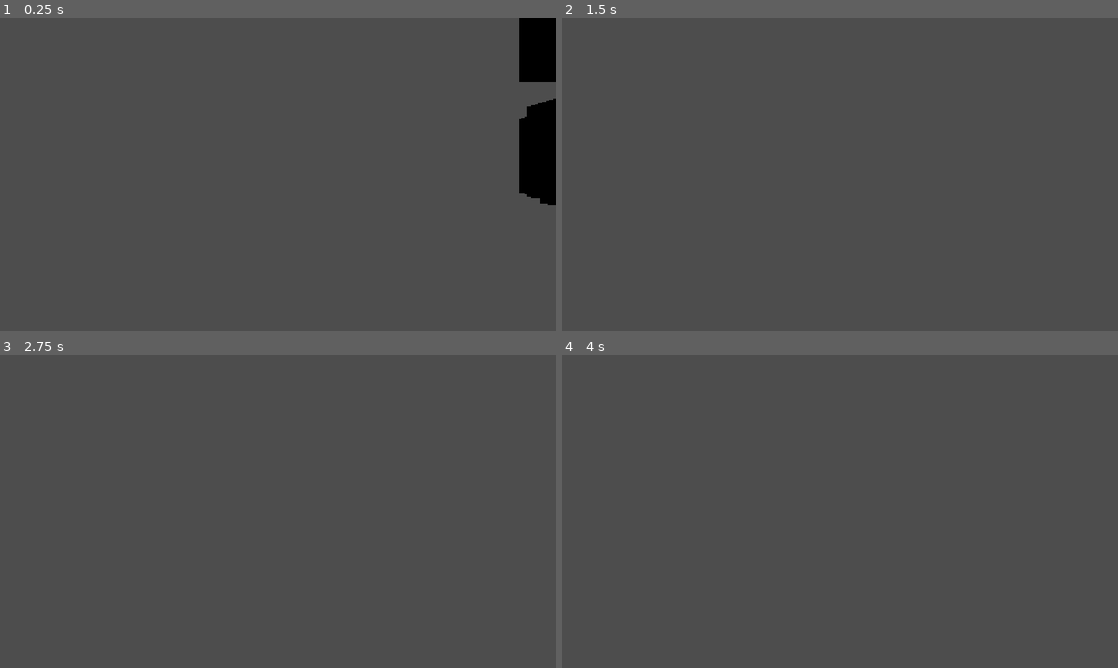
Above: before the commit, frames 1-4 (two rows, left to right).
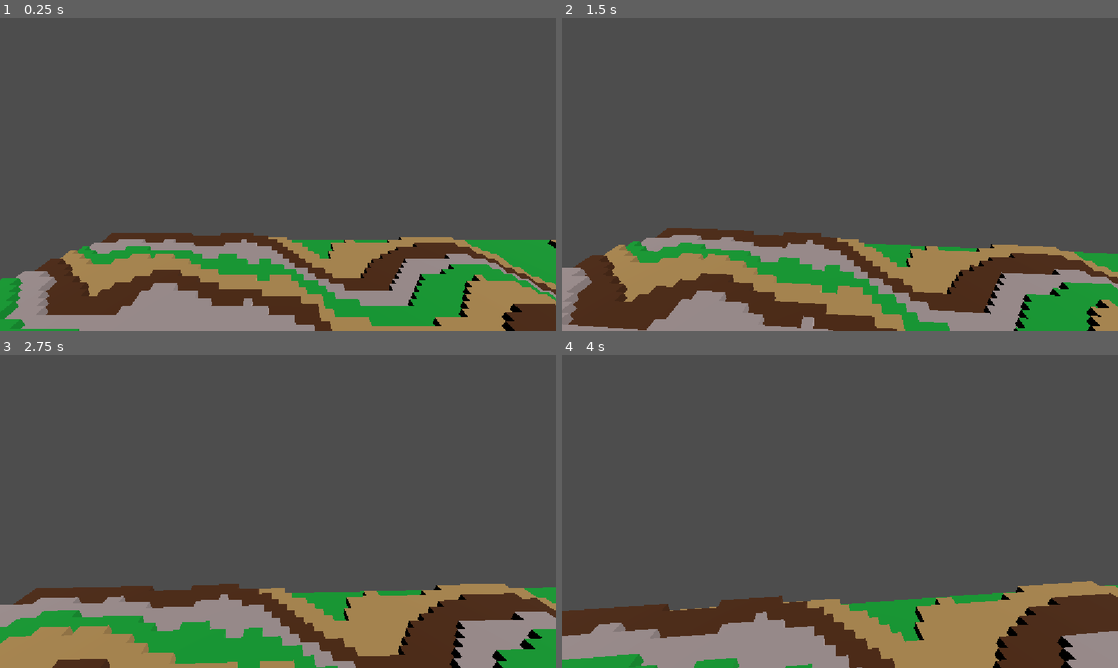
Above: after the commit, the same moments.

Repository: molnara/VoxelSandbox
Game: Godot game, scene res://world.tscn
The game is run twice, just before and just after one commit, with the same random seed, the same clock (stepped at 60 frames per second) and the same inputs.
Inputs (mouse positions are in pixels of both pictures, inside the frame that each line leads up to):
- Up to frame 1 (0.25 s): no input
- Up to frame 2 (1.5 s): tap Enter (ui_accept) at 0.5, 0.77 s; move the mouse to (867, 174) at 0.52 s; hold Up (ui_up) from 0.53 s (still down); tap F (flying) at 0.6, 1.35 s; move the mouse to (812, 174) at 1.27 s
- Up to frame 3 (2.75 s): keep holding Up (ui_up); tap Enter (ui_accept) at 1.52 s; move the mouse to (289, 505) at 2.02 s; tap F (flying) at 2.1 s
- Up to frame 4 (4 s): keep holding Up (ui_up); move the mouse to (834, 517) at 2.77 s; tap F (flying) at 2.85, 3.6 s; tap Enter (ui_accept) at 3.02, 3.77 s; move the mouse to (878, 514) at 3.52 s

The runs differ from the first frame. In frame 1, 32% of the frame differs, in the area x 0-100%, y 0-100%; in frame 2, 28%; in frame 3, 25%; in frame 4, 22%.

Commit message:
Added Chunk support https://www.youtube.com/watch?v=ItAvgeKB0Kk

Diff:
--- a/mesh_instance_3d.gd
+++ b/chunk.gd
@@ -1,8 +1,11 @@
-extends MeshInstance3D
+class_name Chunk extends StaticBody3D
 
 @export var mat: Material
 
-@onready var collision_shape = $StaticBody3D/CollisionShape3D
+@onready var collision_shape = $CollisionShape3D
+@onready var mesh_instance: MeshInstance3D = $MeshInstance3D
+
+var voxels: Dictionary[Vector3, Color] = {}
 
 var surface_array: Array = []
 var vertices = PackedVector3Array()
@@ -53,20 +56,34 @@
 func _ready() -> void:
 	surface_array.resize(Mesh.ARRAY_MAX)
 
-func generate_mesh(data: Dictionary[Vector3, Color]) -> void:
-	for pos in data:
-		var color = data[pos]
-		if not has_neighbour(data, Face.FRONT, pos):
+
+func generate_data(chunk_size: int, max_height: int, noise: Noise, color_array: Array[Color]) -> void:
+		for x in range(chunk_size):
+			for z in range(chunk_size):
+				var rand = ((noise.get_noise_2d(x, z) + 0.5 * noise.get_noise_2d(x * 2, z * 2) + 0.25  * noise.get_noise_2d(x * 4, z * 4)) / 1.75 + 1) / 2
+				var rand_p = pow(rand, 2.1)
+				var height = max_height * rand_p
+
+				if height < position.y: continue
+
+				var local_height = height - position.y
+				for y in range(min(local_height, chunk_size)):
+					voxels[Vector3(x, y, z)] = color_array[y % color_array.size()]
+
+func generate_mesh() -> void:
+	for pos in voxels:
+		var color = voxels[pos]
+		if not has_neighbour(voxels, Face.FRONT, pos):
 			add_face(Face.FRONT, pos, color)
-		if not has_neighbour(data, Face.BACK, pos):
+		if not has_neighbour(voxels, Face.BACK, pos):
 			add_face(Face.BACK, pos, color)
-		if not has_neighbour(data, Face.LEFT, pos):
+		if not has_neighbour(voxels, Face.LEFT, pos):
 			add_face(Face.LEFT, pos, color)
-		if not has_neighbour(data, Face.RIGHT, pos):
+		if not has_neighbour(voxels, Face.RIGHT, pos):
 			add_face(Face.RIGHT, pos, color)
-		if not has_neighbour(data, Face.TOP, pos):
+		if not has_neighbour(voxels, Face.TOP, pos):
 			add_face(Face.TOP, pos, color)
-		if not has_neighbour(data, Face.BOTTOM, pos):
+		if not has_neighbour(voxels, Face.BOTTOM, pos):
 			add_face(Face.BOTTOM, pos, color)
 
 	commit_mesh()
@@ -89,7 +106,7 @@
 	surface_array[Mesh.ARRAY_NORMAL] = normals
 	surface_array[Mesh.ARRAY_COLOR] = colors
 
-	mesh.add_surface_from_arrays(Mesh.PRIMITIVE_TRIANGLES, surface_array)
-	mesh.surface_set_material(0, mat)
+	mesh_instance.mesh.add_surface_from_arrays(Mesh.PRIMITIVE_TRIANGLES, surface_array)
+	mesh_instance.mesh.surface_set_material(0, mat)
 
-	collision_shape.shape = mesh.create_trimesh_shape()
+	collision_shape.shape = mesh_instance.mesh.create_trimesh_shape()
--- /dev/null
+++ b/chunk.tscn
@@ -0,0 +1,17 @@
+[gd_scene format=3 uid="uid://bbi7rye3up40k"]
+
+[ext_resource type="Script" uid="uid://c7feilw7ywv3e" path="res://chunk.gd" id="1_kdh3y"]
+
+[sub_resource type="StandardMaterial3D" id="StandardMaterial3D_aqk2v"]
+vertex_color_use_as_albedo = true
+
+[sub_resource type="ArrayMesh" id="ArrayMesh_036b0"]
+
+[node name="Chunk" type="StaticBody3D" unique_id=244600077]
+script = ExtResource("1_kdh3y")
+mat = SubResource("StandardMaterial3D_aqk2v")
+
+[node name="CollisionShape3D" type="CollisionShape3D" parent="." unique_id=1702188340]
+
+[node name="MeshInstance3D" type="MeshInstance3D" parent="." unique_id=563230744]
+mesh = SubResource("ArrayMesh_036b0")
--- a/player.tscn
+++ b/player.tscn
@@ -18,4 +18,5 @@
 [node name="Head" type="Node3D" parent="." unique_id=343599880]
 
 [node name="EyeCamera" type="Camera3D" parent="Head" unique_id=1043692400]
+transform = Transform3D(1, 0, 0, 0, 0.9174213, 0.3979173, 0, -0.3979173, 0.9174213, 0, 0, 0)
 current = true
--- a/world.gd
+++ b/world.gd
@@ -1,36 +1,30 @@
 extends Node3D
 
-@export var world_size: Vector3 = Vector3(16, 16, 16)
+@export var world_size: Vector3 = Vector3(32, 32, 32)
 @export_range(-1, 1) var cut_off: float = 0.5
 @export var colors: Array[Color]
 
-@onready var mesh_instance: MeshInstance3D = $MeshInstance3D
+@onready var chunk: Chunk = $Chunk
 
 var cubes: int = 0
 var data: Dictionary[Vector3, Color] = {}
 
 func _ready() -> void:
-	Performance.add_custom_monitor("game/cubes", func(): return cubes)
+	Performance.add_custom_monitor("game/cubes", func(): return data.keys().size())
 	Input.mouse_mode = Input.MOUSE_MODE_CAPTURED
 
-	var random_generator = FastNoiseLite.new()
+	var random_noise = FastNoiseLite.new()
+	random_noise.noise_type = FastNoiseLite.TYPE_SIMPLEX
+	random_noise.frequency = 0.003
 
 	var start_time = Time.get_ticks_usec()
 
-	for x in range(world_size.x):
-		for z in range(world_size.z):
-			for y in range(world_size.y):
-				var random = random_generator.get_noise_3d(x, y, z)
-				if random > cut_off:
-					data[Vector3(x, y, z)] = colors[y % colors.size()]
-
-	cubes = data.size()
-
-	mesh_instance.generate_mesh(data)
+	chunk.generate_data(world_size.x, world_size.y, random_noise, colors)
+	chunk.generate_mesh()
 
 	var end_time = Time.get_ticks_usec()
 	var gen_time = (end_time - start_time) / 1000000.0
-	print_debug("Blocks in world: %s\n Gen Time: %s" % [cubes, gen_time])
+	print_debug("Blocks in world: %s\n Gen Time: %s" % [data.keys().size(), gen_time])
 
 func _unhandled_input(event: InputEvent) -> void:
 	if event.is_action_pressed("ui_cancel"):
--- a/world.tscn
+++ b/world.tscn
@@ -2,30 +2,18 @@
 
 [ext_resource type="Script" uid="uid://ddm8yrrlhhppi" path="res://world.gd" id="1_f3sb7"]
 [ext_resource type="PackedScene" uid="uid://m7luxbbbfxfi" path="res://player.tscn" id="2_fj7yv"]
-[ext_resource type="Script" uid="uid://c7feilw7ywv3e" path="res://mesh_instance_3d.gd" id="3_tlwt5"]
-
-[sub_resource type="ArrayMesh" id="ArrayMesh_giaiw"]
-
-[sub_resource type="StandardMaterial3D" id="StandardMaterial3D_tlwt5"]
-vertex_color_use_as_albedo = true
+[ext_resource type="PackedScene" uid="uid://bbi7rye3up40k" path="res://chunk.tscn" id="3_tlwt5"]
 
 [node name="World" type="Node3D" unique_id=756835798]
 script = ExtResource("1_f3sb7")
 world_size = Vector3(128, 32, 128)
 cut_off = 0.30000000000000004
-colors = Array[Color]([Color(0, 0.5176471, 0, 1), Color(0.6806449, 0.61666536, 0.6171363, 1), Color(0, 0.7294118, 0.8392157, 1), Color(0.5415435, 0.28871372, 0, 1)])
+colors = Array[Color]([Color(5.631298e-06, 0.6781467, 0.21015888, 1), Color(0.7414356, 0.5911067, 0.34272853, 1), Color(0.33098203, 0.1684899, 7.219613e-08, 1), Color(0.6806449, 0.61666536, 0.6171363, 1)])
 
 [node name="DirectionalLight3D" type="DirectionalLight3D" parent="." unique_id=631578937]
 transform = Transform3D(0.14644662, -0.8535533, 0.49999997, 0.49999997, 0.49999997, 0.70710677, -0.8535533, 0.14644662, 0.49999997, 0, 0, 0)
 
 [node name="Player" parent="." unique_id=851942102 instance=ExtResource("2_fj7yv")]
-transform = Transform3D(1, 0, 0, 0, 1, 0, 0, 0, 1, 5, 0, 5)
+transform = Transform3D(1, 0, 0, 0, 1, 0, 0, 0, 1, 34.611, 35, 34.154)
 
-[node name="MeshInstance3D" type="MeshInstance3D" parent="." unique_id=913891903]
-mesh = SubResource("ArrayMesh_giaiw")
-script = ExtResource("3_tlwt5")
-mat = SubResource("StandardMaterial3D_tlwt5")
-
-[node name="StaticBody3D" type="StaticBody3D" parent="MeshInstance3D" unique_id=293864902]
-
-[node name="CollisionShape3D" type="CollisionShape3D" parent="MeshInstance3D/StaticBody3D" unique_id=1287477240]
+[node name="Chunk" parent="." unique_id=244600077 instance=ExtResource("3_tlwt5")]
Renamed: mesh_instance_3d.gd.uid -> chunk.gd.uid
